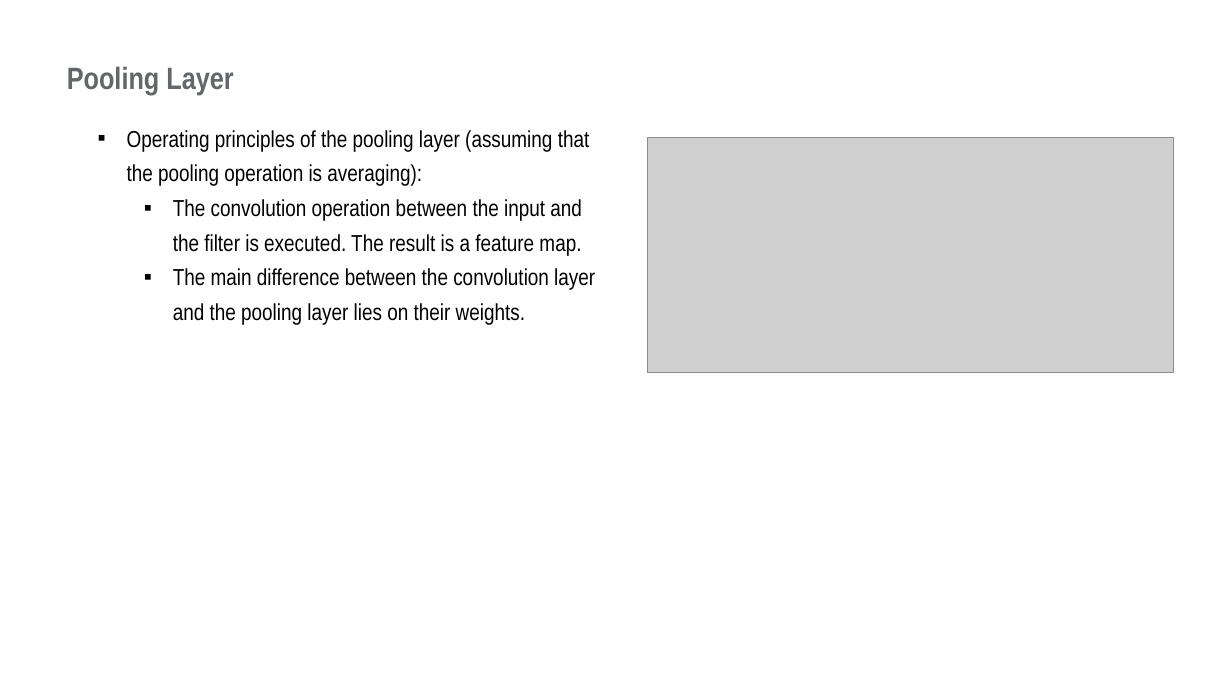
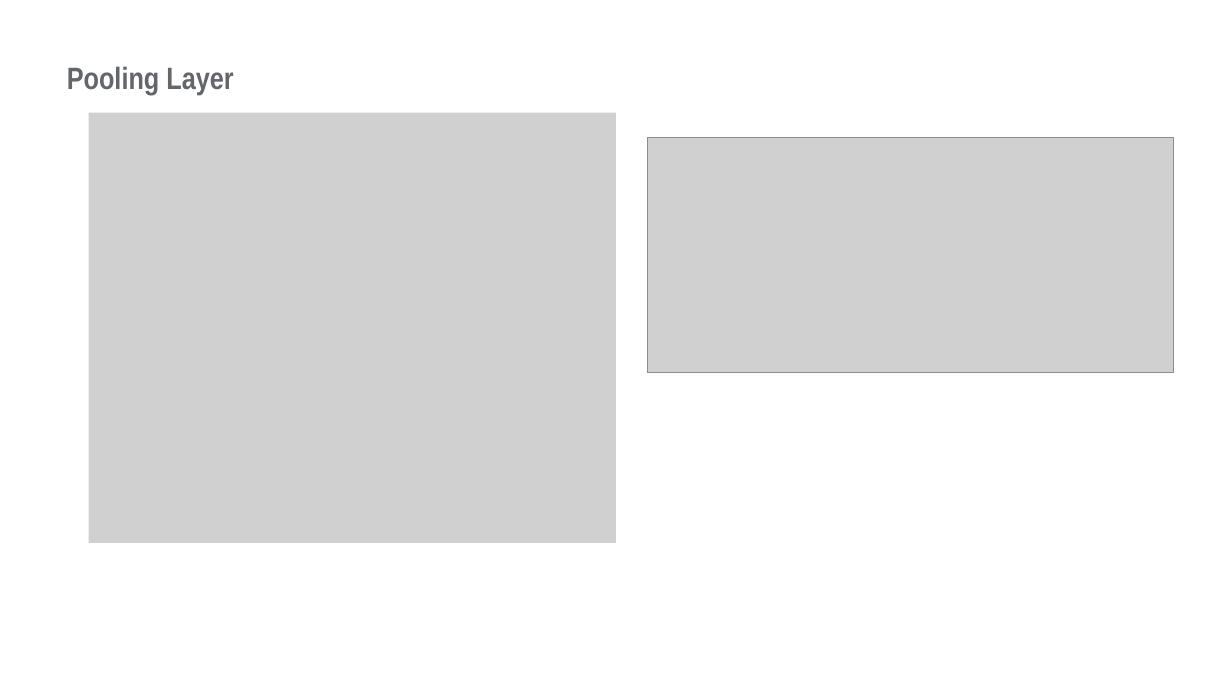
Before and after one commit to vohuynhquangnguyen/portfolio.codes-and-bytes, a slide deck: slide 8 of drafts/memristors/memristor.pptx (slide 16 before the commit). Drawn at 1232x693 pixels with LibreOffice and Linux fonts; fonts in the diff are those of the drawing; grey boxes stand for pictures; background and template pictures are left out. Boxes give left, top, right and bottom in pixels: in the first picture for what was removed or moved away, otherwise in the second. Text is boxed around its words. In the diff, an @@ line names an element or a change of style, - is before the commit and + after.

```diff
--- a/drafts/memristors/memristor.pptx
+++ b/drafts/memristors/memristor.pptx
@@ picture added at box(89, 113, 616, 543) @@
@@ text removed at box(127, 130, 595, 325) @@
-▪ Operating principles of the pooling layer (assuming that the pooling operation is averaging):
-  ▪ The convolution operation between the input and the filter is executed. The result is a feature map.
-  ▪ The main difference between the convolution layer and the pooling layer lies on their weights.
```
Also in this commit, not shown: 6 other slides changed, 8 slides added, 1 slide removed, 1 other file.
